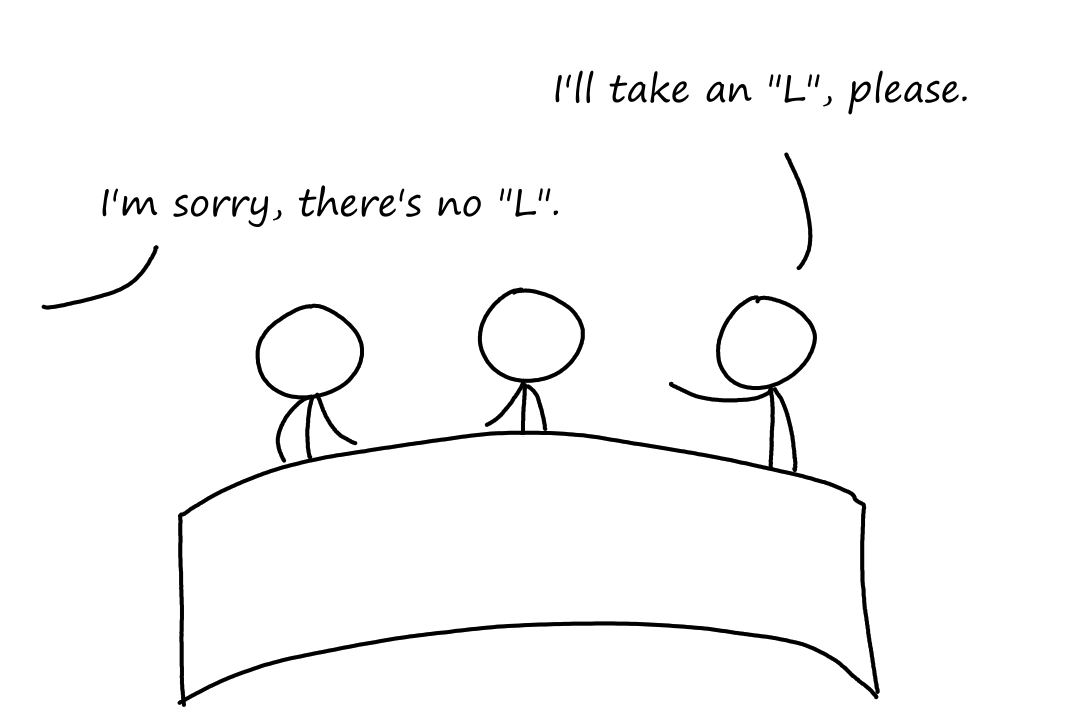
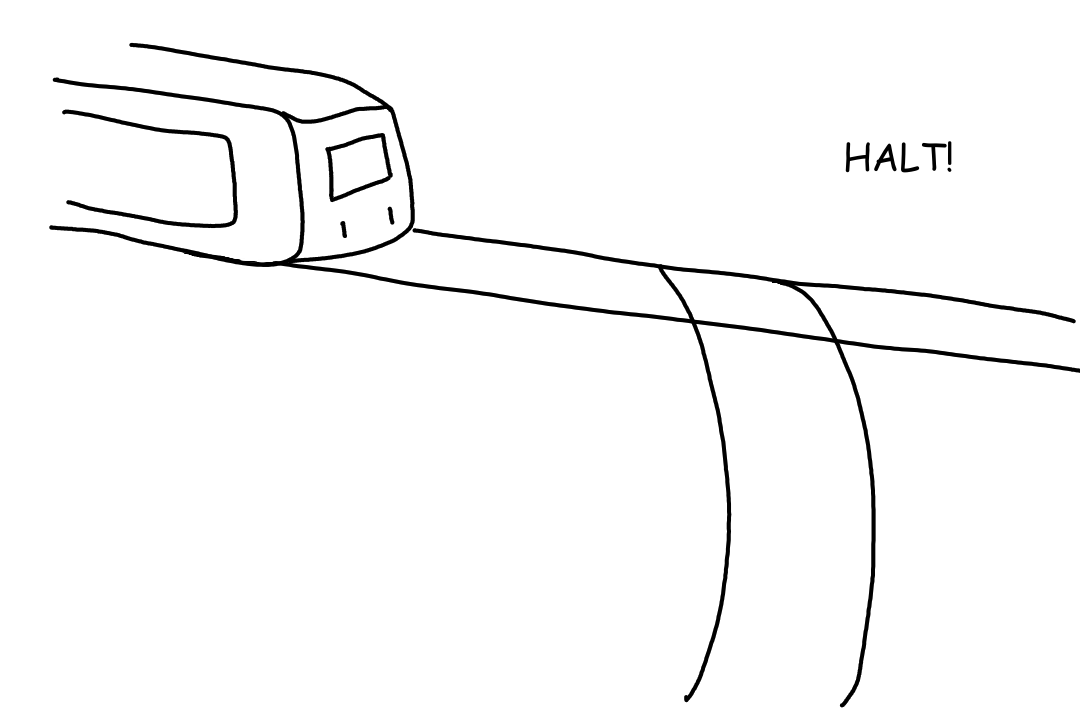
Before/after of a 1080px x 720px layered artwork. What changed in the layer stack:
renamed "Saying" to "Paint Layer 1", painted on it over (x1=41, y1=42, x2=1080, y2=708)
removed layer "Person 3" over (x1=640, y1=256, x2=832, y2=512)
removed layer "Person 2" over (x1=448, y1=256, x2=640, y2=447)
removed layer "Person 1" over (x1=192, y1=256, x2=384, y2=511)
removed layer "Stand" over (x1=177, y1=427, x2=880, y2=708)
